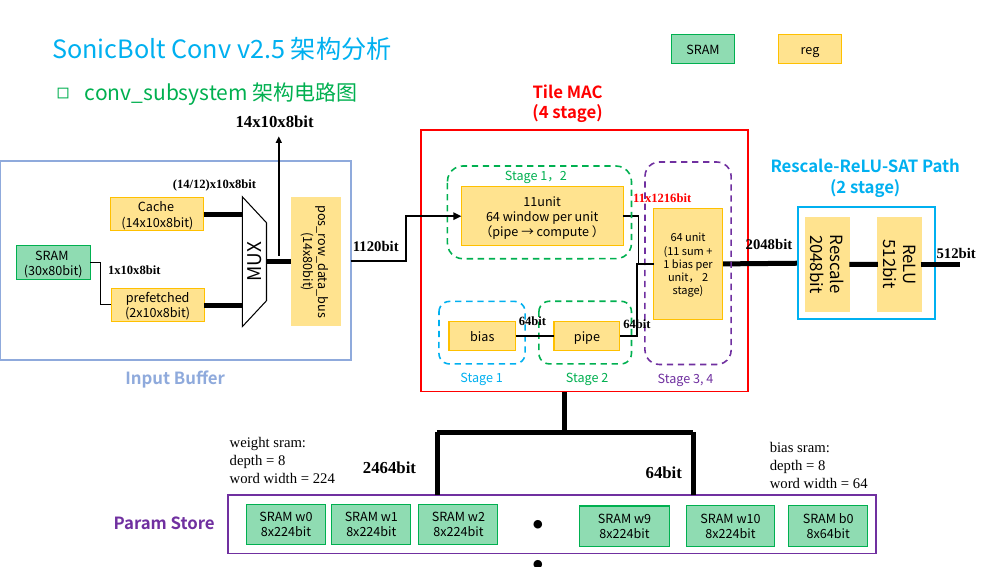
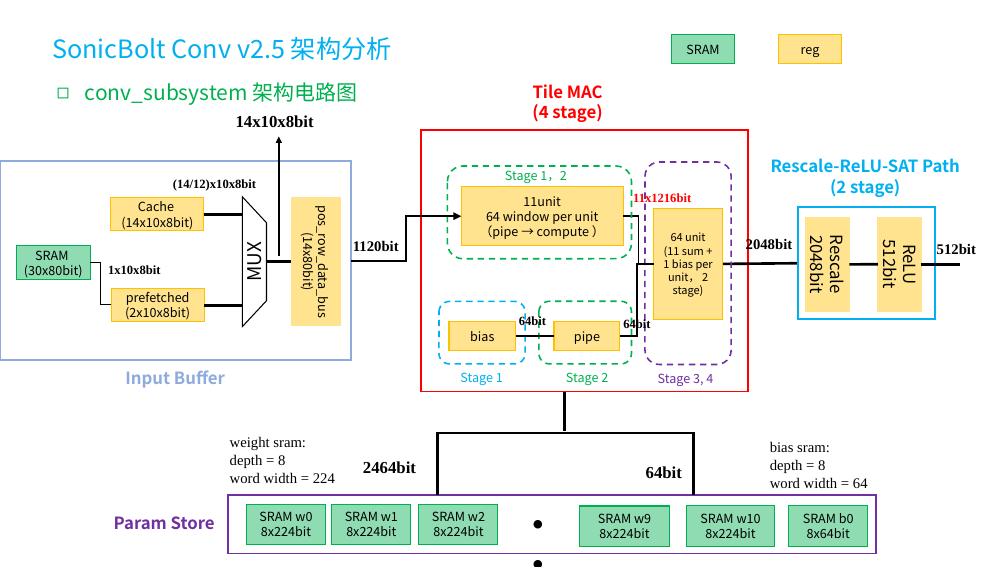
Before and after one commit to SmlCoke/2026-MST3314-SonicBolt, a slide deck: slide 52 of SonicBolt/docs/figures-fj.pptx. Drawn at 1008x567 pixels with LibreOffice and Linux fonts; fonts in the diff are those of the drawing. Boxes give left, top, right and bottom in pixels: in the first picture for what was removed or moved away, otherwise in the second. Text is boxed around its words. In the diff, an @@ line names an element or a change of style, - is before the commit and + after.

```diff
--- a/SonicBolt/docs/figures-fj.pptx
+++ b/SonicBolt/docs/figures-fj.pptx
@@ text "512bit": place and size @@
-text "512bit" at <box>937,247,976,258</box>
+text "512bit" at <box>937,243,976,254</box>
@@ line (722, 264) - (798, 263): stroke #000000 4.75 pt to #000000 2.5 pt @@
@@ line (850, 265) - (878, 265): stroke #000000 4.75 pt to #000000 2.5 pt @@
@@ line (565, 431) - (565, 392): stroke #000000 4.75 pt to #000000 2.5 pt @@
@@ line (438, 495) - (438, 433): stroke #000000 4.75 pt to #000000 2.5 pt @@
@@ line (438, 433) - (693, 433): stroke #000000 4.75 pt to #000000 2.5 pt @@
@@ line (693, 495) - (693, 433): stroke #000000 4.75 pt to #000000 2.5 pt @@
```
Also in this commit, not shown: 1 other slide changed, 1 other file.
